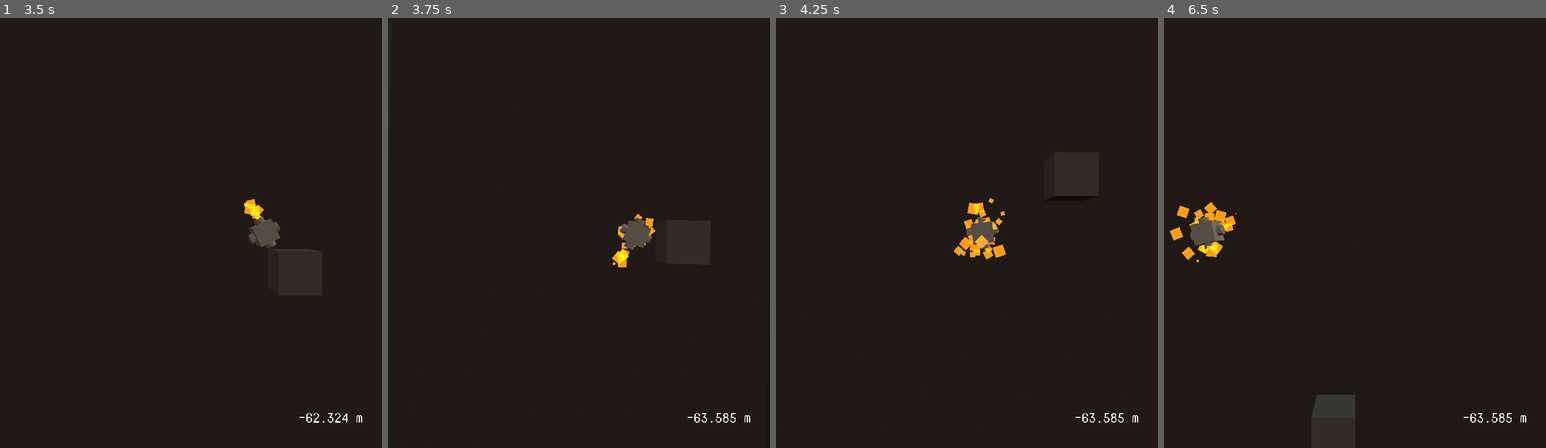
Above: before the commit, frames 1-4 (left to right).
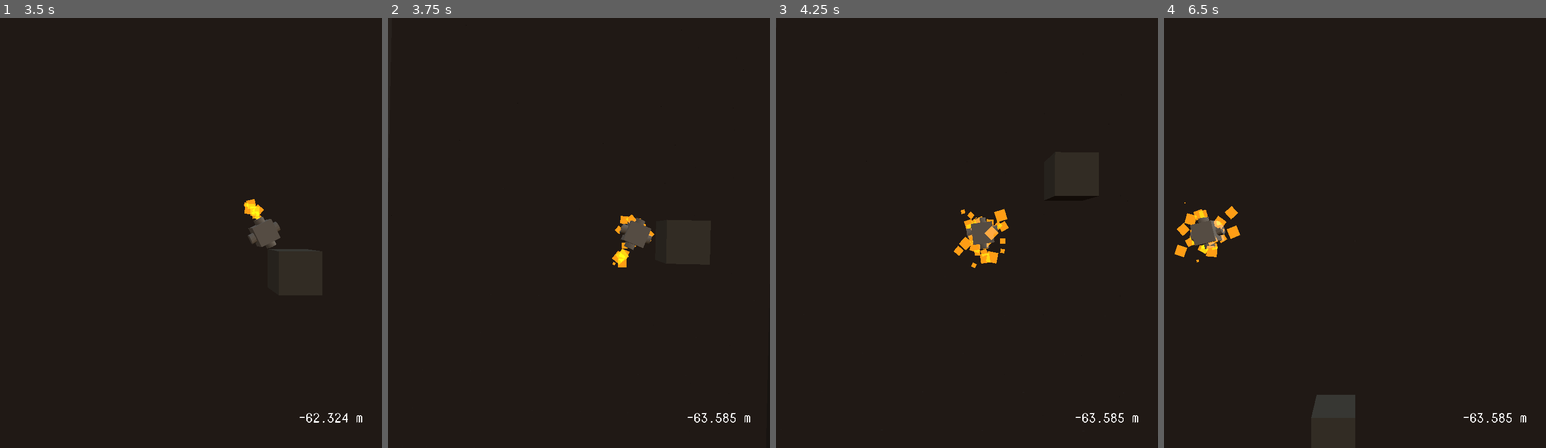
Above: after the commit, the same moments.

Repository: marksteve/SudoXE
Game: Godot game, scene res://Main.tscn
Same seed, same stepped clock (60 frames per second), same inputs: the game is played once before the commit and once after it.
Inputs:
- Up to frame 1 (3.5 s): tap Space at 0.5 s; hold Up (ui_up) 0.53-2.03 s; tap Enter (ui_accept) at 0.77, 1.52, 3.02 s; hold Left (ui_left) from 2.03 s (still down)
- Up to frame 2 (3.75 s): release Left (ui_left) at 3.53 s; hold Down (ui_down) from 3.53 s (still down)
- Up to frame 3 (4.25 s): keep holding Down (ui_down); tap Enter (ui_accept) at 3.77 s
- Up to frame 4 (6.5 s): release Down (ui_down) at 4.28 s; hold Right (ui_right) 4.28-5.03 s; tap Enter (ui_accept) at 4.52, 6.02 s; hold Up (ui_up) 5.03-5.78 s; hold Right (ui_right) from 5.78 s (still down)

Frame 1 is identical in both runs. In frame 2, 0.2% of the frame differs, in the area x 59-71%, y 45-53%; in frame 3, 0.6%; in frame 4, 0.8%, in the area x 1-20%, y 42-57%.

Commit message:
Use rocket position for impulse position

Diff:
--- a/Main.tscn
+++ b/Main.tscn
@@ -74,6 +74,32 @@
 
 [node name="CSGBox" type="CSGBox" parent="Ship"]
 
+[node name="TopRocket" type="CSGCylinder" parent="Ship"]
+transform = Transform( -1, 8.74228e-08, 0, -8.74228e-08, -1, 0, 0, 0, 1, 0, 1.25, 0 )
+radius = 0.5
+height = 0.5
+
+[node name="Particles" type="Particles" parent="Ship/TopRocket"]
+emitting = false
+lifetime = 0.5
+randomness = 1.0
+draw_order = 2
+process_material = SubResource( 2 )
+draw_pass_1 = SubResource( 4 )
+
+[node name="BottomRocket" type="CSGCylinder" parent="Ship"]
+transform = Transform( 1, 0, 0, 0, 1, 0, 0, 0, 1, 0, -1.25, 0 )
+radius = 0.5
+height = 0.5
+
+[node name="Particles" type="Particles" parent="Ship/BottomRocket"]
+emitting = false
+lifetime = 0.5
+randomness = 1.0
+draw_order = 2
+process_material = SubResource( 2 )
+draw_pass_1 = SubResource( 4 )
+
 [node name="RightRocket" type="CSGCylinder" parent="Ship"]
 transform = Transform( -4.37114e-08, -1, 0, 1, -4.37114e-08, 0, 0, 0, 1, 1.25, 0.1, 0 )
 radius = 0.5
@@ -87,38 +113,12 @@
 process_material = SubResource( 2 )
 draw_pass_1 = SubResource( 4 )
 
-[node name="TopRocket" type="CSGCylinder" parent="Ship"]
-transform = Transform( -1, 8.74228e-08, 0, -8.74228e-08, -1, 0, 0, 0, 1, 0, 1.25, 0 )
-radius = 0.5
-height = 0.5
-
-[node name="Particles" type="Particles" parent="Ship/TopRocket"]
-emitting = false
-lifetime = 0.5
-randomness = 1.0
-draw_order = 2
-process_material = SubResource( 2 )
-draw_pass_1 = SubResource( 4 )
-
 [node name="LeftRocket" type="CSGCylinder" parent="Ship"]
 transform = Transform( -4.37114e-08, 1, 0, -1, -4.37114e-08, 0, 0, 0, 1, -1.25, 0.1, 0 )
 radius = 0.5
 height = 0.5
 
 [node name="Particles" type="Particles" parent="Ship/LeftRocket"]
-emitting = false
-lifetime = 0.5
-randomness = 1.0
-draw_order = 2
-process_material = SubResource( 2 )
-draw_pass_1 = SubResource( 4 )
-
-[node name="BottomRocket" type="CSGCylinder" parent="Ship"]
-transform = Transform( 1, 0, 0, 0, 1, 0, 0, 0, 1, 0, -1.25, 0 )
-radius = 0.5
-height = 0.5
-
-[node name="Particles" type="Particles" parent="Ship/BottomRocket"]
 emitting = false
 lifetime = 0.5
 randomness = 1.0
--- a/Ship.gd
+++ b/Ship.gd
@@ -3,9 +3,13 @@
 signal destroyed
 
 const BOOST = 1.0
+onready var top_rocket = $TopRocket
 onready var top_rocket_particles = $TopRocket/Particles
+onready var bottom_rocket = $BottomRocket
 onready var bottom_rocket_particles = $BottomRocket/Particles
+onready var right_rocket = $RightRocket
 onready var right_rocket_particles = $RightRocket/Particles
+onready var left_rocket = $LeftRocket
 onready var left_rocket_particles = $LeftRocket/Particles
 var is_destroyed = false
 
@@ -17,14 +21,14 @@
 		return
 
 	if Input.is_action_pressed("ui_up"):
-		apply_impulse(apply_rotation(Vector3(0, -1.25, 0)), apply_rotation(Vector3(0, -BOOST, 0)))
+		apply_impulse(apply_rotation(top_rocket.translation), apply_rotation(Vector3(0, -BOOST, 0)))
 	elif Input.is_action_pressed("ui_down"):
-		apply_impulse(apply_rotation(Vector3(0, 1.25, 0)), apply_rotation(Vector3(0, BOOST, 0)))
+		apply_impulse(apply_rotation(bottom_rocket.translation), apply_rotation(Vector3(0, BOOST, 0)))
 
 	if Input.is_action_pressed("ui_right"):
-		apply_impulse(apply_rotation(Vector3(1.25, 0.1, 0)), apply_rotation(Vector3(-BOOST, 0, 0)))
+		apply_impulse(apply_rotation(right_rocket.translation), apply_rotation(Vector3(-BOOST, 0, 0)))
 	elif Input.is_action_pressed("ui_left"):
-		apply_impulse(apply_rotation(Vector3(-1.25, 0.1, 0)), apply_rotation(Vector3(BOOST, 0, 0)))
+		apply_impulse(apply_rotation(left_rocket.translation), apply_rotation(Vector3(BOOST, 0, 0)))
 
 	top_rocket_particles.emitting = Input.is_action_pressed("ui_up")
 	bottom_rocket_particles.emitting = Input.is_action_pressed("ui_down")
